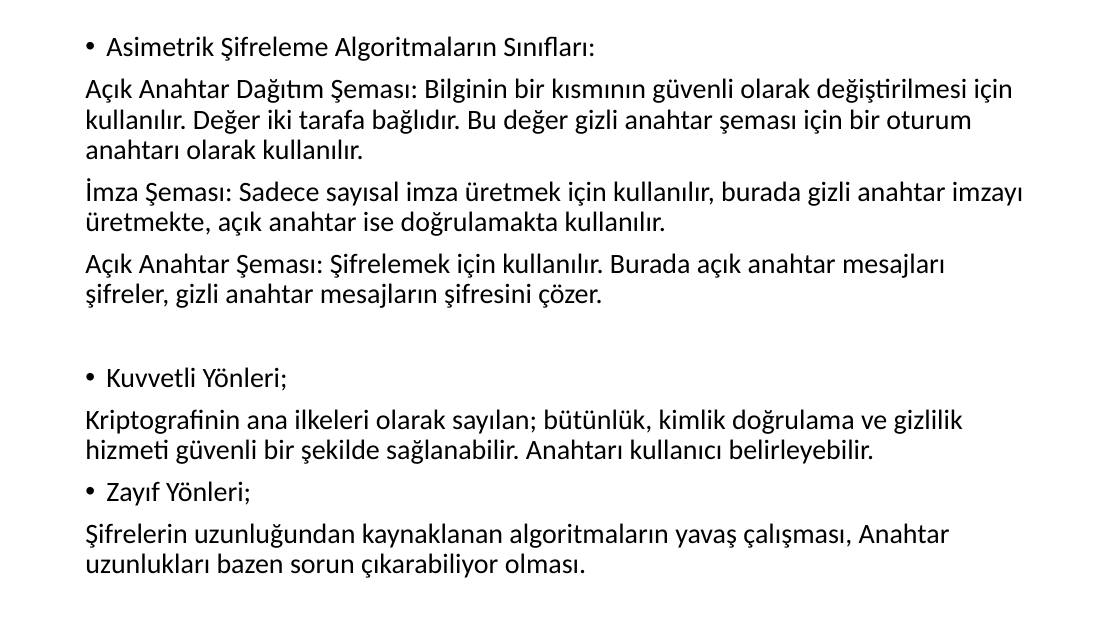
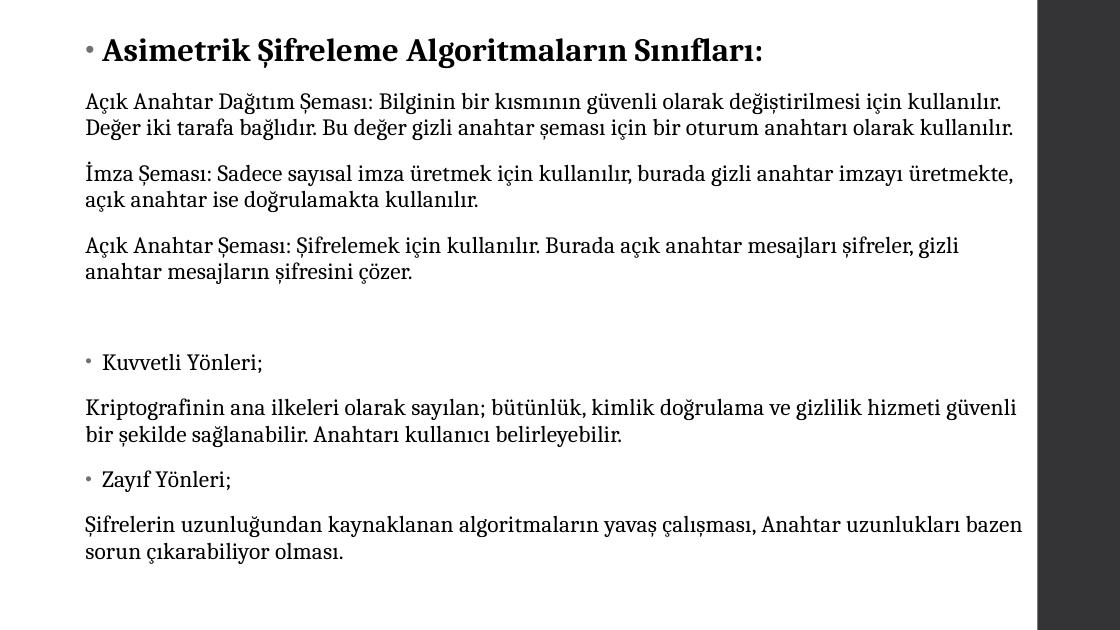
Before and after one commit to Asroyx/assay, a slide deck: slide 3 of sifreleme algoritma.pptx. Drawn at 1120x630 pixels with LibreOffice and Linux fonts; fonts in the diff are those of the drawing. Boxes give left, top, right and bottom in pixels: in the first picture for what was removed or moved away, otherwise in the second. Text is boxed around its words. In the diff, an @@ line names an element or a change of style, - is before the commit and + after.

```diff
--- a/sifreleme algoritma.pptx
+++ b/sifreleme algoritma.pptx
@@ text "Asimetrik Şifreleme Algoritmaların Sınıfları:" at [85, 38, 1023, 564]: size 24 to 28 pt, bold on in "Asimetrik Şifreleme Algoritmaların Sınıfları:"; font Calibri to Cambria, letter spacing 0 to 0.1 pt, size 24 to 20 pt; indent changed; line spacing 0.9 to 0.95; more space between paragraphs @@
@@ rectangle added at [1038, 0, 1120, 630], fill #353537 @@
```
Also in this commit, not shown: 7 other slides changed, 10 slides added.
